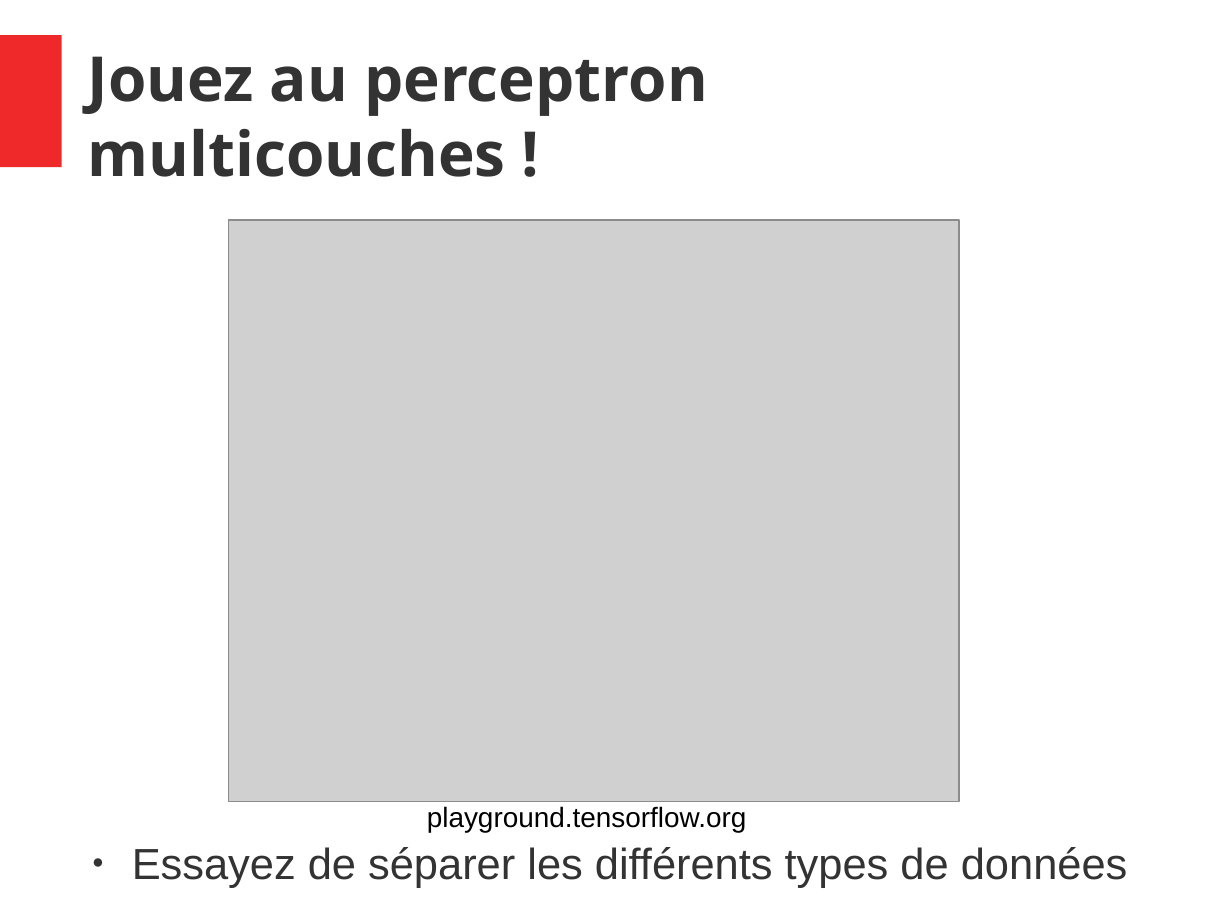
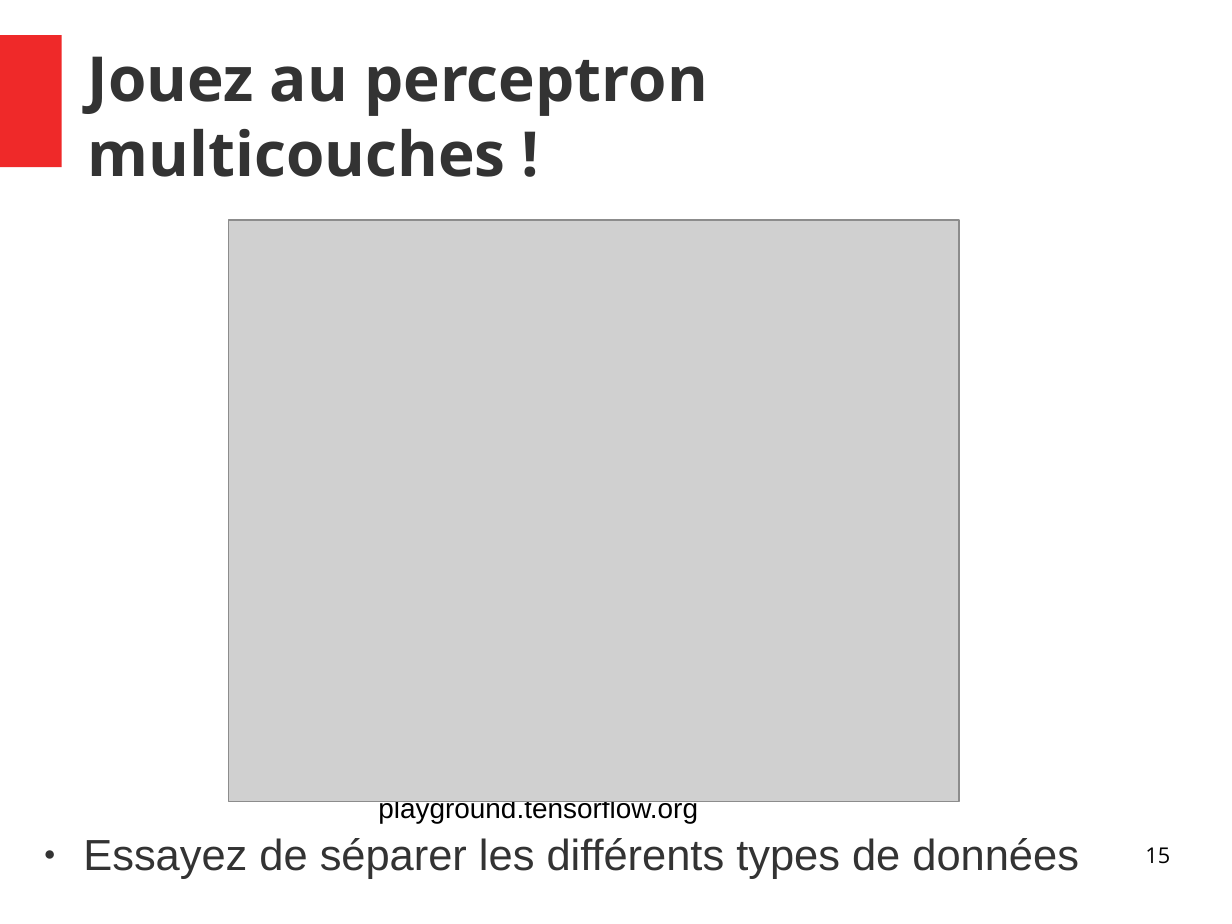
Before and after one commit to thalitadru/CoursNNDL, a slide deck: slide 15 of cours.odp. Drawn at 1232x924 pixels with LibreOffice and Linux fonts; fonts in the diff are those of the drawing; grey boxes stand for pictures. Boxes give left, top, right and bottom in pixels: in the first picture for what was removed or moved away, otherwise in the second. Text is boxed around its words. In the diff, an @@ line names an element or a change of style, - is before the commit and + after.

```diff
--- a/cours.odp
+++ b/cours.odp
@@ text "playground.tensorflow.org" rewrapped from [427,806,747,832] to [378,801,698,823] @@
@@ text "Essayez de séparer les différents ...": place and size @@
-text "Essayez de séparer les différents ..." at [132,847,1128,888]
+text "Essayez de séparer les différents ..." at [83,838,1079,879]
@@ page number added at [1145,847,1170,864], 14 pt, text #000000 @@
+15
```
Also in this commit, not shown: 32 other slides changed.
